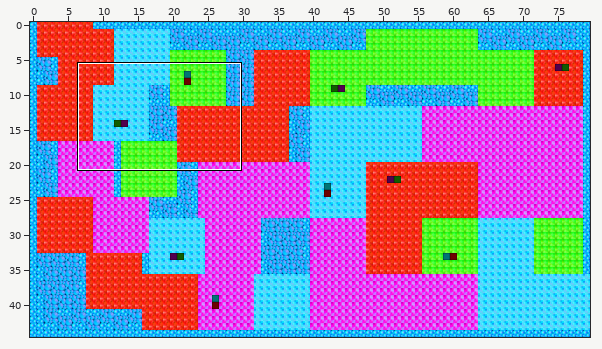
Tiled map: Resources/TileMaps/lifts.tmx. The first picture is a wide view before the edit; the outline marks the close-up.
Close-up. Before the edit:
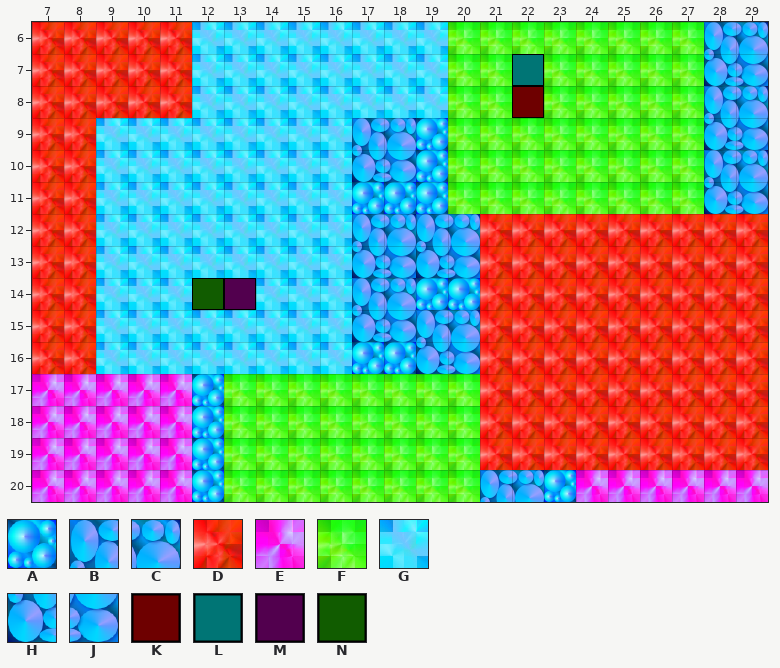
Cells are 64x64 px. Shown: x 7..29, y 6..20. The commit also changed other parts of the map, which this record leaves out.
Key: from "blue": A 0, B 1, C 2, D 4, E 5, F 9, G 11, H 14, J 15, K 26, L 27, M 28, N 29.
_ is an empty cell.
Layer "background" before, first column x 7:
 6 DDDDDGGGGGGGGFFFFFFFFBC
 7 DDDDDGGGGGGGGFFLFFFFFHJ
 8 DDDDDGGGGGGGGFFKFFFFFBC
 9 DDGGGGGGGGBCAFFFFFFFFHJ
10 DDGGGGGGGGHJAFFFFFFFFBC
11 DDGGGGGGGGAAAFFFFFFFFHJ
12 DDGGGGGGGGBCBCDDDDDDDDD
13 DDGGGGGGGGHJHJDDDDDDDDD
14 DDGGGNMGGGBCAADDDDDDDDD
15 DDGGGGGGGGHJBCDDDDDDDDD
16 DDGGGGGGGGAAHJDDDDDDDDD
17 EEEEEAFFFFFFFFDDDDDDDDD
18 EEEEEAFFFFFFFFDDDDDDDDD
19 EEEEEAFFFFFFFFDDDDDDDDD
20 EEEEEAFFFFFFFFBCAEEEEEE
After:
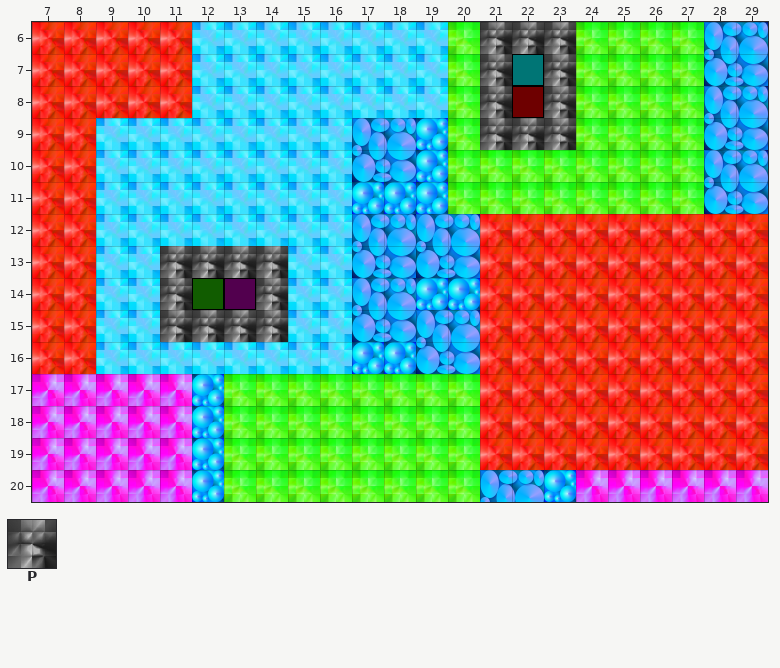
Further tiles: from "blue": P 13.
Changes in this commit:
{"where": "layer \"background\""}
{"y":6,"x":21,"old":"FFF","new":"PPP"}
{"y":7,"x":21,"old":"F","new":"P"}
{"y":7,"x":23,"old":"F","new":"P"}
{"y":8,"x":21,"old":"F","new":"P"}
{"y":8,"x":23,"old":"F","new":"P"}
{"y":9,"x":21,"old":"FFF","new":"PPP"}
{"y":13,"x":11,"old":"GGGG","new":"PPPP"}
{"y":14,"x":11,"old":"G","new":"P"}
{"y":14,"x":14,"old":"G","new":"P"}
{"y":15,"x":11,"old":"GGGG","new":"PPPP"}
{"label":"changed","picture_box":[480,22,576,150]}
{"label":"changed","picture_box":[160,246,288,342]}
